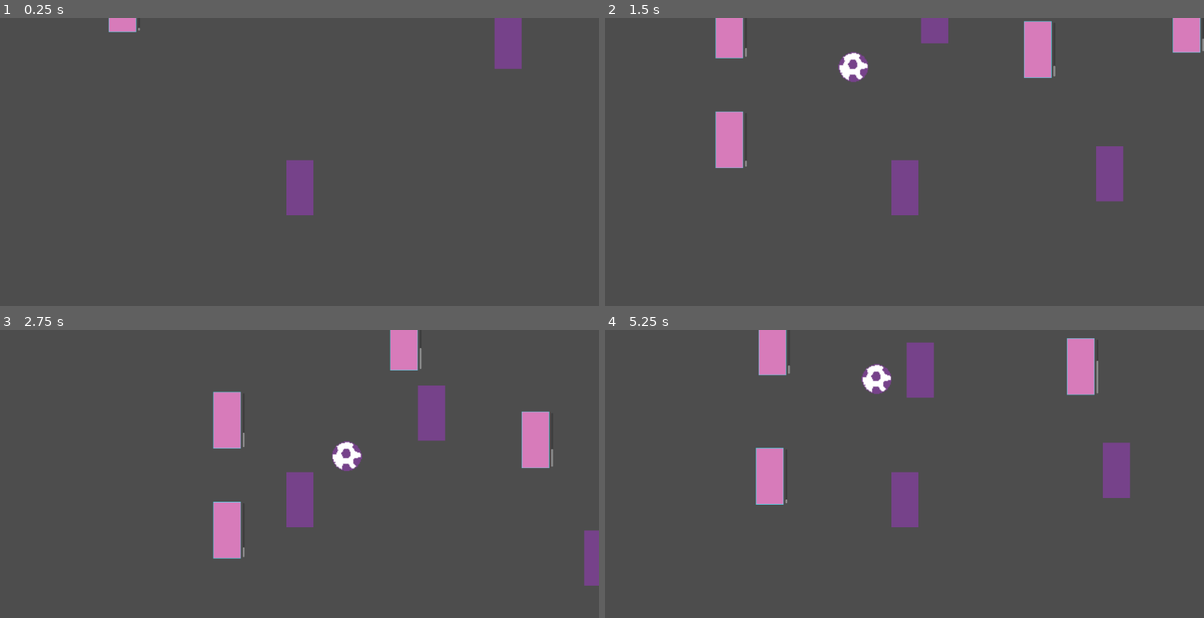
Above: before the commit, frames 1-4 (two rows, left to right).
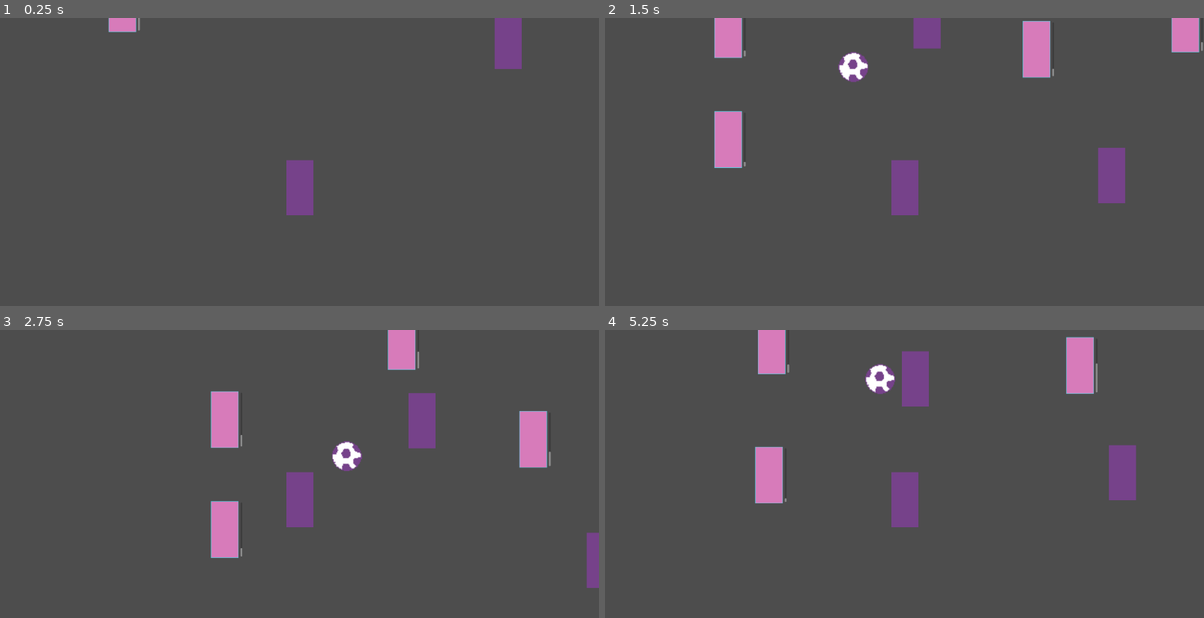
Above: after the commit, the same moments.

Repository: EbbeUndFlut/waterboy
Game: Godot game, scene res://src/tests/test_level.tscn
Same seed, same stepped clock (60 frames per second), same inputs: the game is played once before the commit and once after it. The project has no main scene, so this scene is started directly. Sound files missing from this copy of the repository are replaced by a short silence.
Inputs:
- Up to frame 1 (0.25 s): no input
- Up to frame 2 (1.5 s): tap Enter (ui_accept) at 0.5, 0.6, 0.77, 1.07 s; hold W (UP) from 0.53 s (still down); tap Shift (alt) at 1.35 s
- Up to frame 3 (2.75 s): tap Enter (ui_accept) at 1.52, 1.55, 1.82, 2.1 s; release W (UP) at 2.03 s; hold A (LEFT) from 2.03 s (still down)
- Up to frame 4 (5.25 s): tap Shift (alt) at 2.85, 4.35 s; tap Enter (ui_accept) at 3.02, 3.05, 3.32, 3.6, 3.77, 4.07, 4.52, 4.55, 4.82, 5.1 s; release A (LEFT) at 3.53 s; hold S (DOWN) 3.53-4.28 s; hold D (RIGHT) 4.28-5.03 s; hold W (UP) from 5.03 s (still down)

The runs differ from the first frame. In frame 1, less than 0.1% of the frame differs, in the area x 23-24%, y 0-4%; in frame 2, 1.1%; in frame 3, 2.0%, in the area x 35-100%, y 0-90%; in frame 4, 1.8%.

Commit message:
Es geht vorwärts

Diff:
--- a/src/entities/enemy.gd
+++ b/src/entities/enemy.gd
@@ -9,6 +9,7 @@
 var time_to_boost:float = 5
 var actual_time:float=0
 var boost :bool = false
+var can_do:bool = false
 enum State {IDLE,CHASE}
 # Called when the node enters the scene tree for the first time.
 func _ready():
@@ -17,20 +18,22 @@
 
 # Called every frame. 'delta' is the elapsed time since the previous frame.
 func _process(delta):
-	actual_time += delta
-	if actual_time >= time_to_boost and not boost:
-		SPEED = SPEED * 3
-		boost = true
-		actual_time = 0
-	if actual_time >=boost_duration and boost:
-		SPEED = SPEED /3
-		boost=false
-		actual_time = 0
+	if can_do:
+		actual_time += delta
+		if actual_time >= time_to_boost and not boost:
+			SPEED = SPEED * 3
+			boost = true
+			actual_time = 0
+		if actual_time >=boost_duration and boost:
+			SPEED = SPEED /3
+			boost=false
+			actual_time = 0
 
 func _physics_process(delta):
-	if state == State.CHASE:
-		direction = position.direction_to(waterboy.position) * SPEED
-	apply_force(direction)
+	if can_do:
+		if state == State.CHASE:
+			direction = position.direction_to(waterboy.position) * SPEED
+		apply_force(direction)
 
 
 func _on_direction_timer_timeout():
@@ -53,3 +56,6 @@
 
 func _on_body_entered(body):
 	direction = Vector2(randf_range(-1,1)*SPEED,randf_range(-1,1)*SPEED)
+
+func anpfiff()->void:
+	can_do = true
--- a/src/entities/enemy.tscn
+++ b/src/entities/enemy.tscn
@@ -9,7 +9,7 @@
 [sub_resource type="CircleShape2D" id="CircleShape2D_uwjr8"]
 radius = 340.024
 
-[node name="Enemy" type="RigidBody2D"]
+[node name="Enemy" type="RigidBody2D" groups=["soccer"]]
 collision_mask = 3
 gravity_scale = 1.66533e-16
 can_sleep = false
--- a/src/entities/soccer_player.gd
+++ b/src/entities/soccer_player.gd
@@ -20,6 +20,7 @@
 var speed:int= 10
 var accurancy:int=5
 var can_drink:bool = false
+var can_do:bool = false
 # Called when the node enters the scene tree for the first time.
 func _ready():
 	multiplier = randf_range(0.5,15)
@@ -27,25 +28,26 @@
 
 # Called every frame. 'delta' is the elapsed time since the previous frame.
 func _process(delta):
-	if state != State.DEAD:
-		thirst += 1 * delta * multiplier
-		if thirst >= 80:
-			water.visible = true
-		if thirst <=50 and water.visible:
-			water.visible = false
-		if thirst >= 100 and state == State.ACTIVE:
-			state = State.DANGER
-			danger_timer.start()
-		progress.value =thirst
+	if can_do:
+		if state != State.DEAD:
+			thirst += 1 * delta * multiplier
+			if thirst >= 80:
+				water.visible = true
+			if thirst <=50 and water.visible:
+				water.visible = false
+			if thirst >= 100 and state == State.ACTIVE:
+				state = State.DANGER
+				danger_timer.start()
+			progress.value =thirst
 
-		if can_drink and Input.is_action_just_pressed("ui_accept"):
-			thirst = 0
-			state = State.ACTIVE
+			if can_drink and Input.is_action_just_pressed("ui_accept"):
+				thirst = 0
+				state = State.ACTIVE
 
 func _physics_process(delta):
-
-	if state != State.DEAD:
-		apply_force(direction)
+	if can_do:
+		if state != State.DEAD:
+			apply_force(direction)
 
 func _on_drink_area_body_entered(body):
 	var waterboy = body as WaterBoy
@@ -80,3 +82,5 @@
 func _on_body_shape_entered(body_rid, body, body_shape_index, local_shape_index):
 	direction = Vector2(randf_range(-1,1)*SPEED,randf_range(-1,1)*SPEED)
 	print(direction)
+func anpfiff()->void:
+	can_do = true
--- a/src/entities/soccer_player.tscn
+++ b/src/entities/soccer_player.tscn
@@ -48,7 +48,7 @@
 "dead": SubResource("Animation_fvdat")
 }
 
-[node name="SoccerPlayer" type="RigidBody2D"]
+[node name="SoccerPlayer" type="RigidBody2D" groups=["soccer"]]
 collision_mask = 3
 gravity_scale = 1.66533e-16
 can_sleep = false
--- a/src/tests/test_level.gd
+++ b/src/tests/test_level.gd
@@ -4,14 +4,7 @@
 @onready var anpfiff:AudioStreamPlayer = $Anpiff
 
 # Called when the node enters the scene tree for the first time.
-func _ready():
-	pass # Replace with function body.
-
-
-# Called every frame. 'delta' is the elapsed time since the previous frame.
-func _process(delta):
-	pass
-
 
 func _on_anpiff_finished():
 	music.play()
+	get_tree().call_group("soccer","anpfiff")
